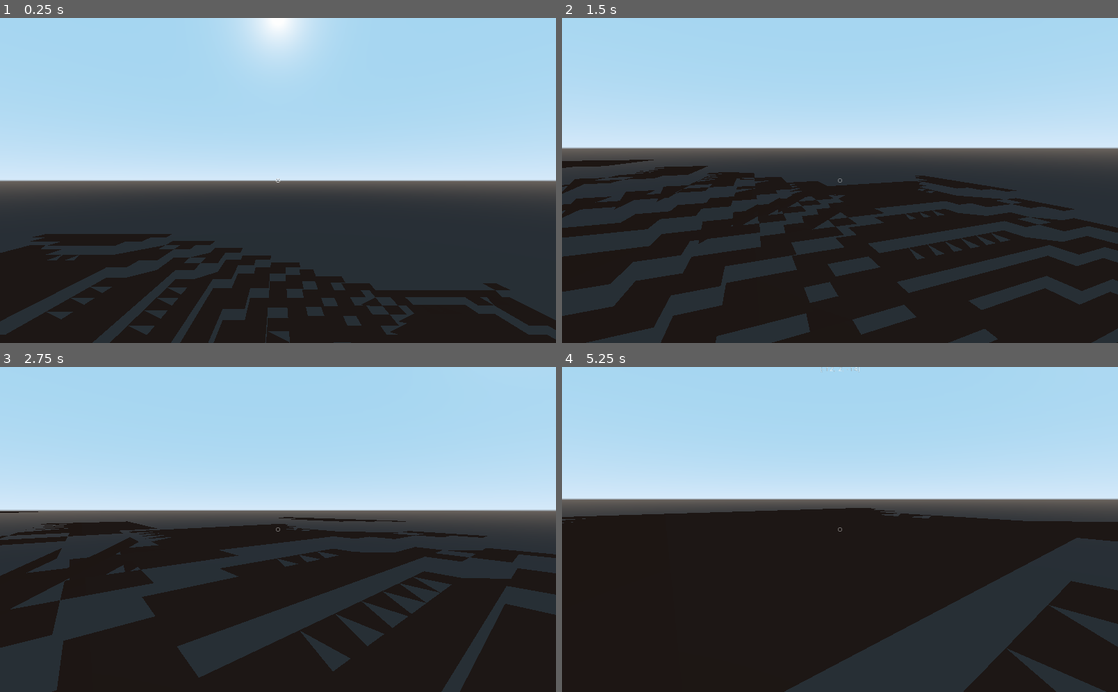
Above: before the commit, frames 1-4 (two rows, left to right).
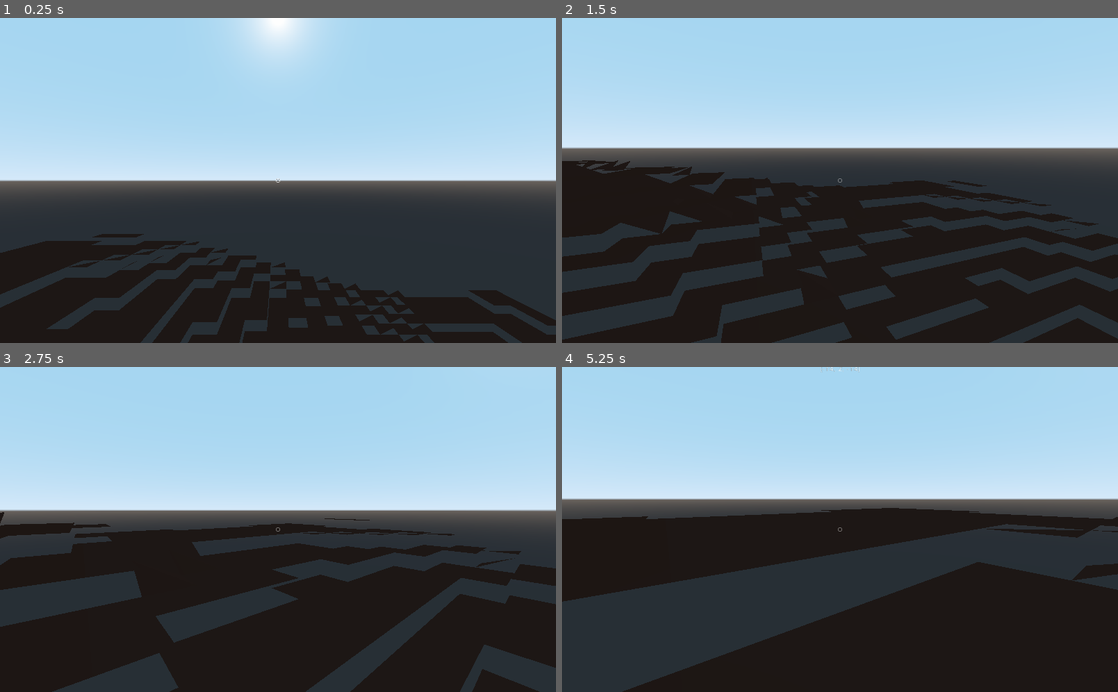
Above: after the commit, the same moments.

Repository: ihave13digits/AutomatonUprising
Game: Godot game, scene res://scene/Main.tscn
Two runs of this game, one before a commit and one after it. Both use one fixed random seed, a clock stepped at 60 frames per second and the inputs below.
Inputs (mouse positions are in pixels of both pictures, inside the frame that each line leads up to):
- Up to frame 1 (0.25 s): no input
- Up to frame 2 (1.5 s): tap Enter at 0.5 s; move the mouse to (962, 164) at 0.52 s; hold D (move_right) 0.53-1.28 s; hold Right mouse button (create) 0.53-1.28 s; click (962, 164) at 0.67 s; tap Space (jump) at 0.77 s; move the mouse to (812, 180) at 1.27 s; hold W (move_forward) from 1.28 s (still down); click (812, 180) at 1.35 s
- Up to frame 3 (2.75 s): keep holding W (move_forward); tap Space (jump) at 1.52 s; move the mouse to (289, 523) at 2.02 s; hold Shift (jog) from 2.03 s (still down)
- Up to frame 4 (5.25 s): keep holding W (move_forward); move the mouse to (834, 536) at 2.77 s; release Shift (jog) at 2.78 s; tap Ctrl (run) at 2.85 s; tap Space (jump) at 3.02, 3.77, 4.52 s; move the mouse to (878, 532) at 3.52 s; hold Right mouse button (create) 3.53-4.28 s; move the mouse to (795, 526) at 4.27 s; click (795, 526) at 4.35 s; move the mouse to (845, 529) at 5.02 s; hold Shift (jog) from 5.03 s (still down)

The runs differ from the first frame. In frame 1, 11% of the frame differs, in the area x 0-100%, y 66-100%; in frame 2, 25%; in frame 3, 25%; in frame 4, 29%, in the area x 0-100%, y 0-100%.

Commit message:
updated core

Diff:
--- a/scene/World.gd
+++ b/scene/World.gd
@@ -13,7 +13,7 @@
 
 var mask = {
 		'tilecave' : {
-			'0' : [ 1, 1, 0, 0, 0, 0, 0, 1 ],
+			'0' : [ 0,-1,-1,-1, 0, 0, 0, 0 ],
 			},
 		'tileflat' : {
 			'0' : [ 0, 0, 0, 0, 0, 0, 0, 0 ],
@@ -22,10 +22,10 @@
 			'0' : [ 0, 0, 0,-1, 0, 0, 0, 1 ],
 			},
 		'tilevert' : {
-			'0' : [ 2, 2, 0, 0, 0, 0, 0, 2 ],
+			'0' : [ 0,-1,-1,-1, 0, 1, 1, 1 ],
 			},
 		'tilevex' : {
-			'0' : [-2,-1, 0, 0, 0, 0, 0,-1 ],
+			'0' : [ 0, 0, 0, 0, 0, 1, 1, 1 ],
 			},
 	}
 
@@ -70,34 +70,30 @@
 
 func generate_tile(x, z):
 	var Y = get_height(x, z)
+	var nbrs = get_neighbors(x, z)
 	var tile = "tileflat"
 	var rot = Vector3(0, 0, 0)
 
-	var nbrs = get_neighbors(x, z)
-
 	for t in mask:
 		for c in mask[t]:
-			for i in range(8):
+			for i in range(4):
 				var to_check = rotate_mask(mask[t][c], i)
 				if nbrs == to_check:
 					tile = t
-					rot.y = int(i * 90)
+					rot.y = i * 90
 
 	spawn(tile, Vector3(x*tile_size, Y, z*tile_size), rot)
 
 func rotate_mask(nbrs, rot):
 	var new_nbrs = nbrs.duplicate()
-	var nbr
 
 	for _i in range(rot):
-		nbr = new_nbrs[0]
+		new_nbrs.append(new_nbrs[0])
+		new_nbrs.append(new_nbrs[1])
 		new_nbrs.remove(0)
-		new_nbrs.append(nbr)
-
-	return '%s %s %s %s %s %s %s %s' % [
-		new_nbrs[0], new_nbrs[1], new_nbrs[2], new_nbrs[3],
-		new_nbrs[4], new_nbrs[5], new_nbrs[6], new_nbrs[7],
-	]
+		new_nbrs.remove(0)
+	print('%s %s %s %s %s %s %s %s' % new_nbrs)
+	return '%s %s %s %s %s %s %s %s' % new_nbrs
 
 func get_neighbors(x, z):
 	var Y = get_height(x, z)
@@ -124,7 +120,7 @@
 func get_height(x, z):
 	if '%s-%s' % [x, z] in data:
 		var y = data['%s-%s' % [x, z]][0] * max_height
-		return round(y)
+		return floor(y)
 
 func get_biome(v, t):
 	for b in Data.biome:
